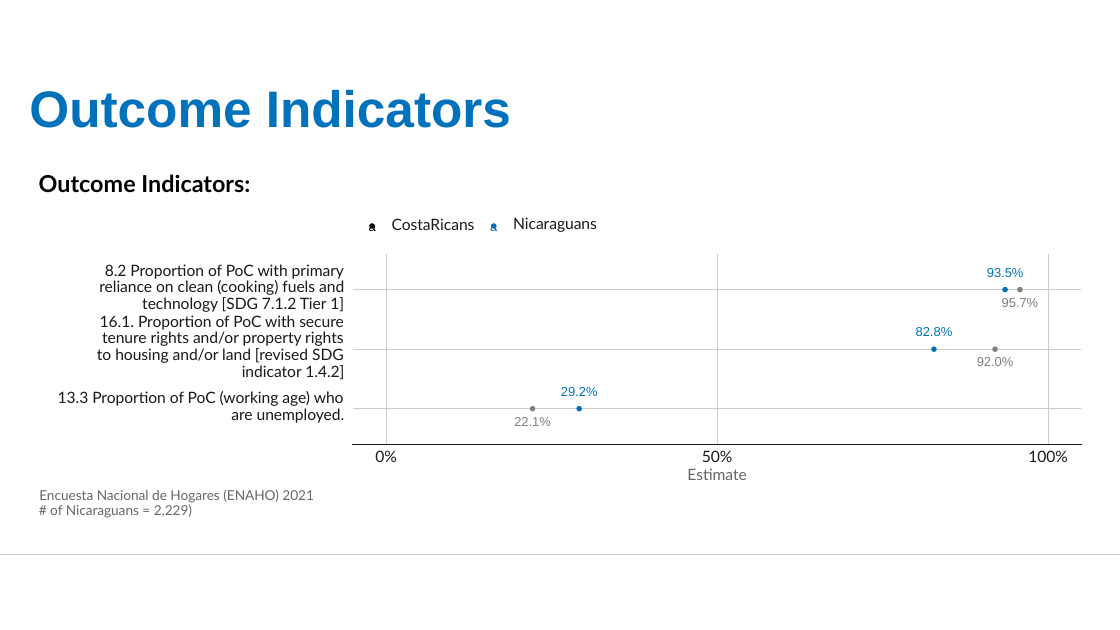
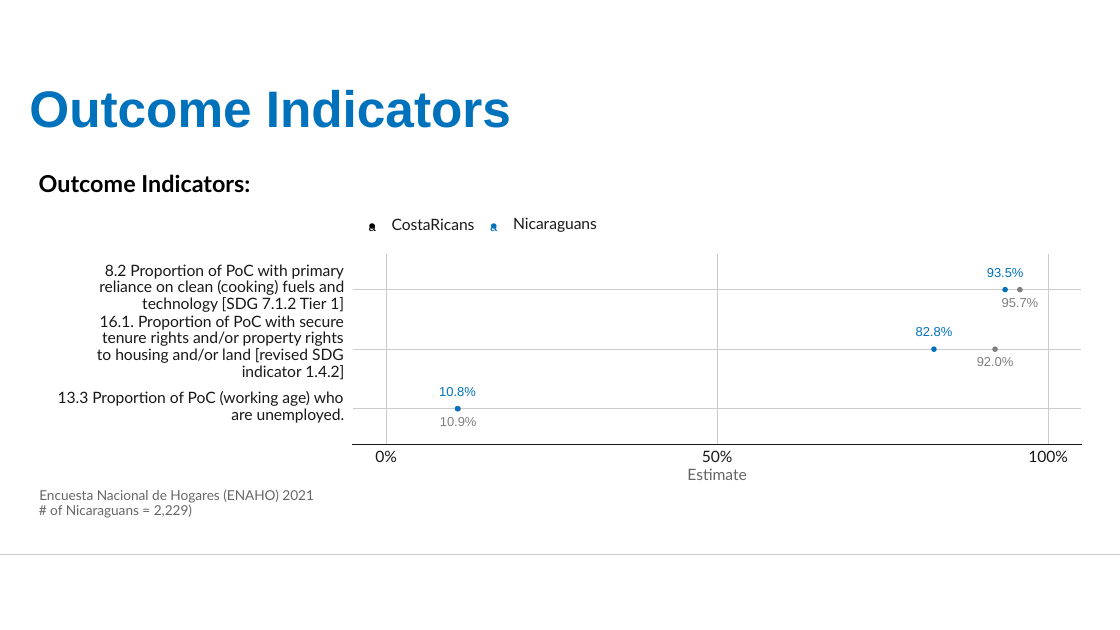
Before and after one commit to UNHCR-CostaRica/ENAHO_2021, a slide deck: slide 6 of COSTA-RICA---RBM-Impact-Indicators-from-ENAHO.pptx. Drawn at 1120x630 pixels with LibreOffice and Linux fonts; fonts in the diff are those of the drawing; background and template pictures are left out. Boxes give left, top, right and bottom in pixels: in the first picture for what was removed or moved away, otherwise in the second. Text is boxed around its words. In the diff, an @@ line names an element or a change of style, - is before the commit and + after.

Commit message:
Correcting 13.3 PoCs unemployed
why?
Error spoted in the indicator calculation. Denominator included all working age population  and not only employed+unemployed (workforce available)

how?
Creating variable CondAct1 and CondAct2 for both Nic and Crc and calculation indicator CondAct2/(CondAct1 + CondAct2)

```diff
--- a/COSTA-RICA---RBM-Impact-Indicators-from-ENAHO.pptx
+++ b/COSTA-RICA---RBM-Impact-Indicators-from-ENAHO.pptx
@@ text at (439,387,476,396): text changed @@
-29.2%
+10.8%
@@ text at (440,417,477,426): text changed @@
-22.1%
+10.9%
@@ ellipse: place and size @@
-ellipse at (577,407,581,411)
+ellipse at (455,407,460,411)
@@ ellipse: place and size @@
-ellipse at (530,407,534,411)
+ellipse at (456,407,460,411)
```
Also in this commit, not shown: 1 other slide changed, 1 other file.
